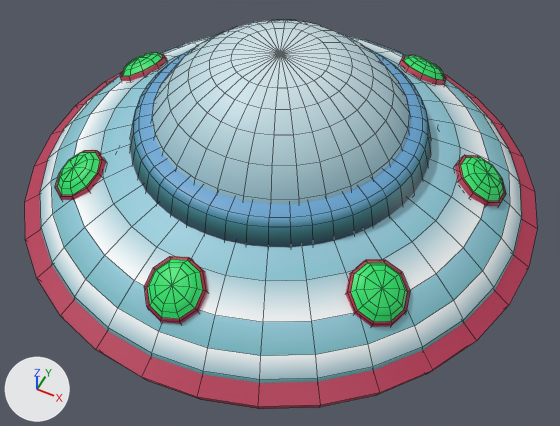
An edit to the FBX model Unity Project/Assets/FBXs/Space/One Pigeon/SM_Ufo.fbx, drawn before and after from the same camera.
One viewpoint serves both versions: a camera (50 mm lens) standing at (0.522, -1.046, 1.197) and looking at (0.038, -0.079, -0.011). Arrows for +X, +Y and +Z are at lower left; the lights stay in place. Mesh edges are drawn as thin lines. Where no turn or scale is listed for an object, it has been applied to the vertices.

The first picture shows 'SM_Ufo'.
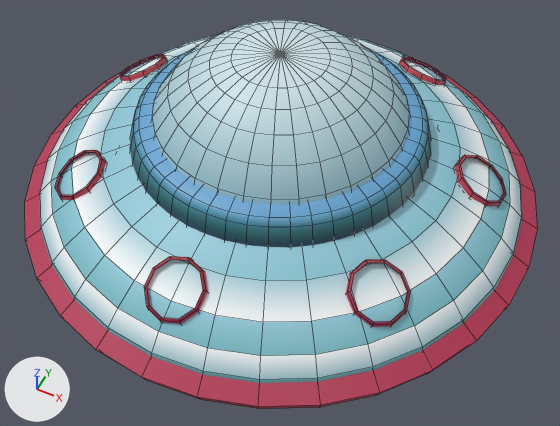
What differs and where, as boxes (x1, y1, x2, y2) in the pictures (560 x 426 px):
'SM_Ufo', reshaped: before (25, 19, 537, 409); after (25, 20, 537, 409)
part 1 of me_sphere_002, deleted (green): before (57, 152, 407, 322)
part 2 of me_sphere_002, deleted (green): before (461, 157, 504, 201)
part 3 of me_sphere_002, deleted (green): before (282, 19, 444, 80)
part 4 of me_sphere_002, deleted (green): before (123, 52, 162, 76)

What changed in the scene script:
```text
Change me_sphere_002:
    used by ob_sm_ufo; location = (0.0, 0.0, 0.0)
    remove me_sphere_002.from_pydata(...)  # 2071 vertices, 1944 faces; spans x -0.539..0.539, y -0.539..0.539, z -0.192..0.327
    add me_sphere_002.from_pydata(...)  # 1924 vertices, 1734 faces; spans x -0.539..0.539, y -0.539..0.539, z -0.192..0.327
    me_sphere_002 part 1
    63 vertices are removed from x -0.365..0.363, y -0.453..-0.216, z 0.088..0.135
    90 faces are deleted
    me_sphere_002 part 2
    21 vertices are removed from x 0.364..0.442, y 0.047..0.133, z 0.088..0.135
    30 faces are deleted
    me_sphere_002 part 3
    42 vertices are removed from x -0.22..0.223, y 0.331..0.413, z 0.088..0.135
    60 faces are deleted
    me_sphere_002 part 4
    21 vertices are removed from x -0.441..-0.363, y 0.05..0.137, z 0.088..0.135
    30 faces are deleted
    remove me_sphere_002.materials.append(mat_t_emission)  # green #26e269
```
